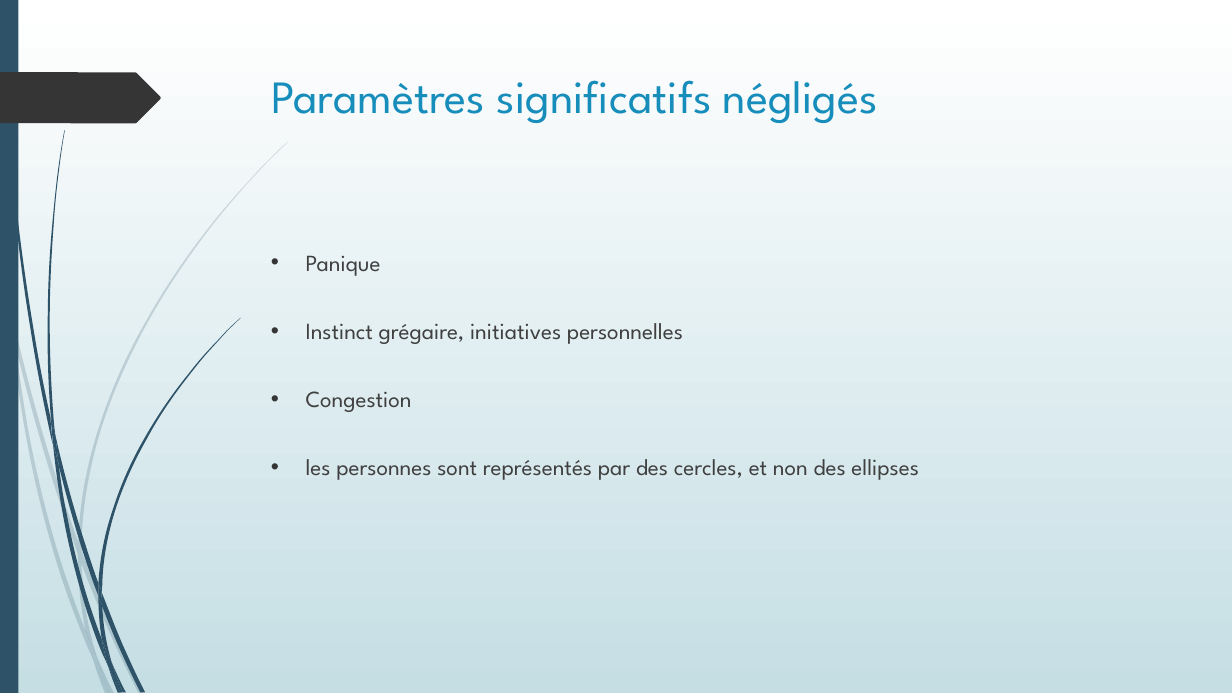
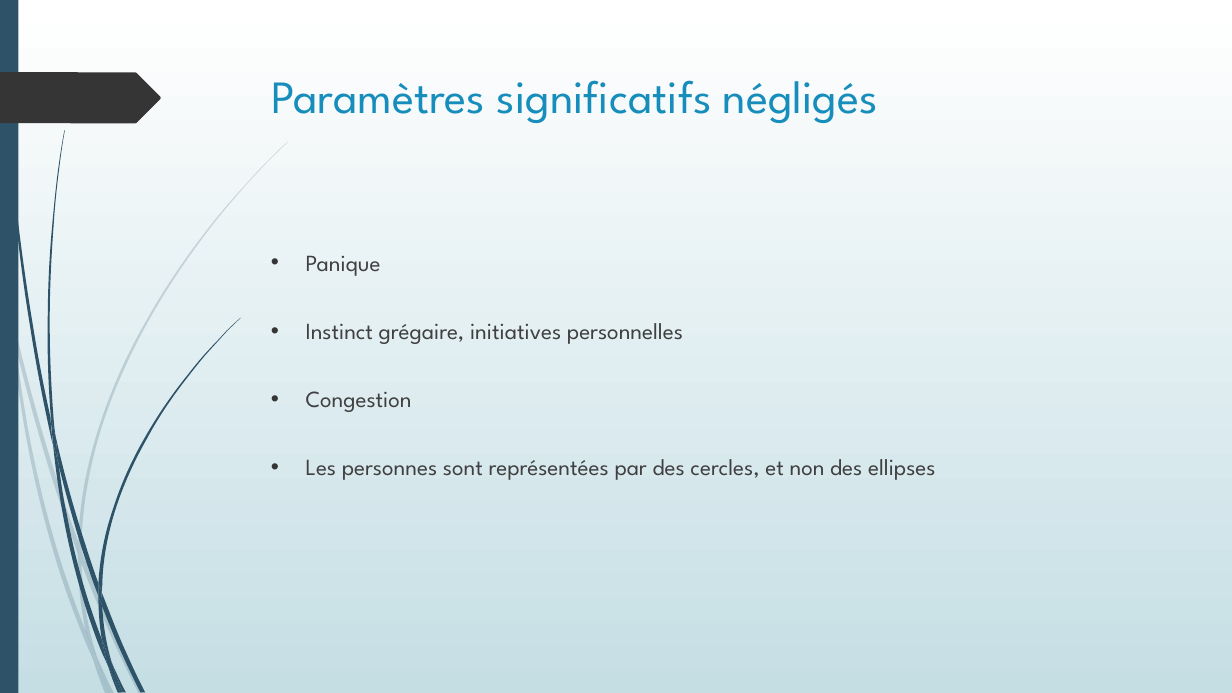
Before and after one commit to Poroing/CrowdDeplacementOptimisation, a slide deck: slide 6 of Présentation/Détermination d'un plan d'évacuation incendie.pptx. Drawn at 1232x693 pixels with LibreOffice and Linux fonts; fonts in the diff are those of the drawing. Boxes give left, top, right and bottom in pixels: in the first picture for what was removed or moved away, otherwise in the second. Text is boxed around its words. In the diff, an @@ line names an element or a change of style, - is before the commit and + after.

```diff
--- a/Présentation/Détermination d'un plan d'évacuation incendie.pptx
+++ b/Présentation/Détermination d'un plan d'évacuation incendie.pptx
@@ text at box(306, 459, 936, 480): text changed @@
-• les personnes sont représentés par des cercles, et non des ellipses
+• Les personnes sont représentées par des cercles, et non des ellipses
```
Also in this commit, not shown: 10 other slides changed, 3 other files.
